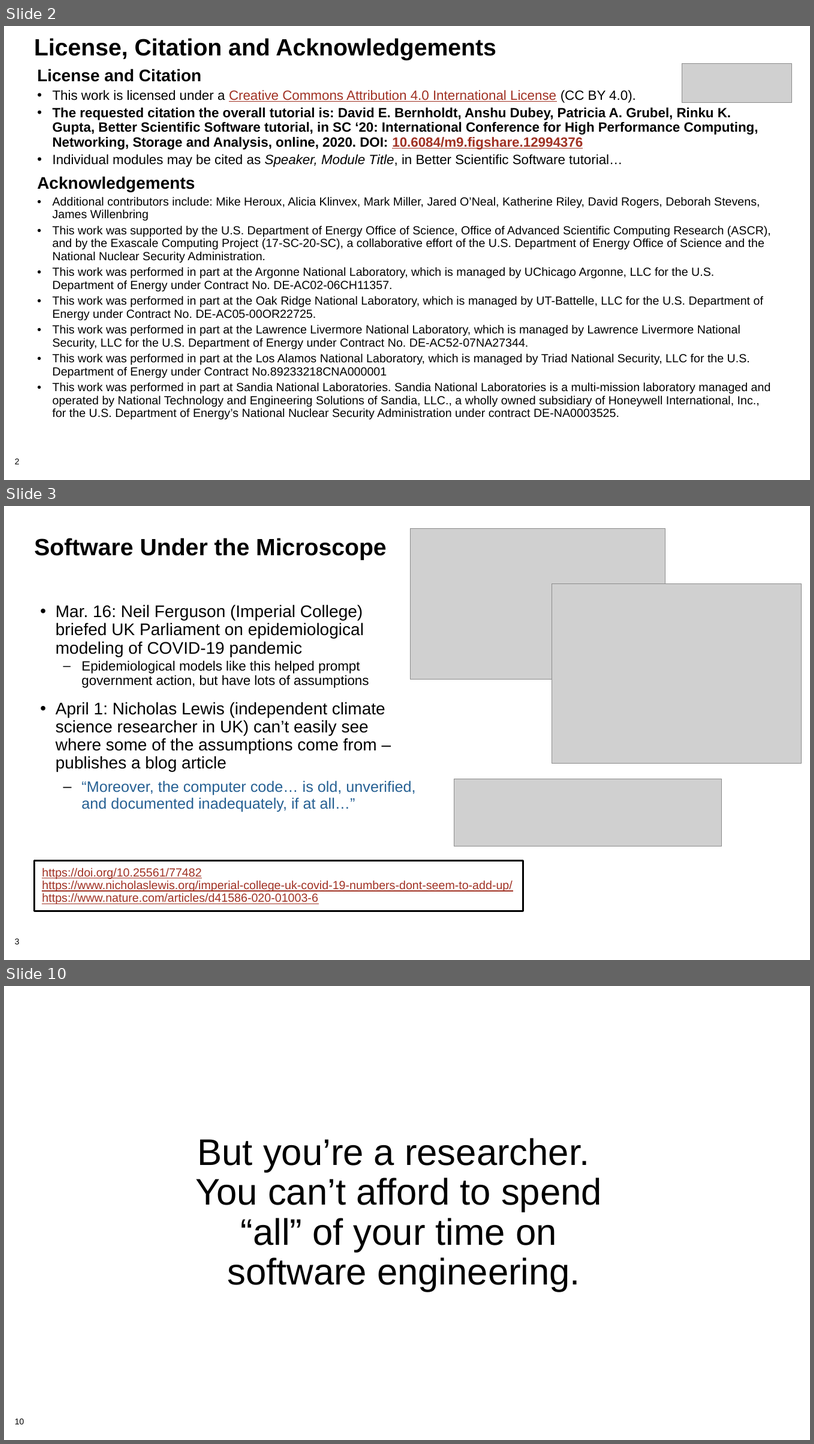
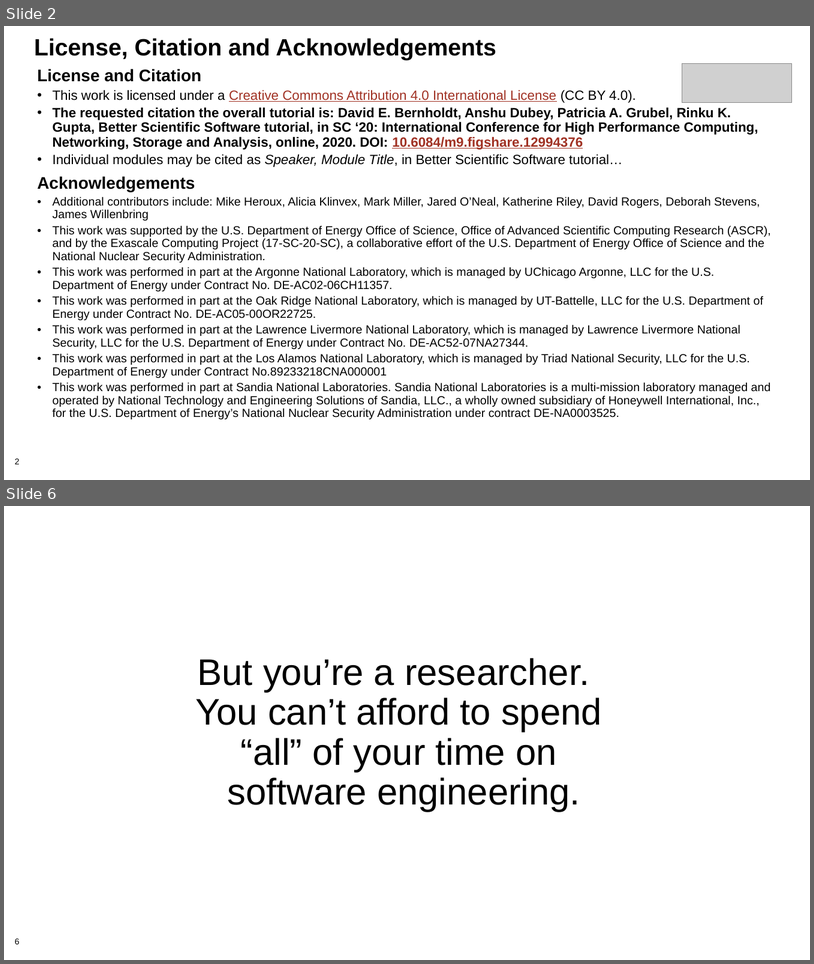
Before and after one commit to bssw-tutorial/presentations, a slide deck: final-presentations/2021-04-12-ecpam/05-summary.pptx. Shown one above the other, each under a label of ours: slides 2, 3 and 10 before the commit, slides 2 and 6 after it; the slides between them are not shown. The pictures are 814x1444 and 814x964 pixels, drawn with LibreOffice and Linux fonts; fonts in the diff are those of the drawing; grey boxes stand for pictures; background and template pictures are left out. Boxes give left, top, right and bottom in pixels: in the first picture for what was removed or moved away, otherwise in the second. Text is boxed around its words. In the diff, an @@ line names an element or a change of style, - is before the commit and + after.

```diff
--- a/final-presentations/2021-04-12-ecpam/05-summary.pptx
+++ b/final-presentations/2021-04-12-ecpam/05-summary.pptx
@@ slide 3 removed at (4,506,810,960), background #FFFFFF; not listed: 1 template element that a slide beside it also shows @@
@@ title removed at (34,538,387,560) @@
-Software Under the Microscope
@@ picture removed at (411,528,666,679) @@
@@ picture removed at (552,584,801,764) @@
@@ text removed at (56,604,416,811) @@
-• Mar. 16: Neil Ferguson (Imperial College) briefed UK Parliament on epidemiological modeling of COVID-19 pandemic
-  – Epidemiological models like this helped prompt government action, but have lots of assumptions
-• April 1: Nicholas Lewis (independent climate science researcher in UK) can’t easily see where some of the assumptions come from – publishes a blog article
-  – “Moreover, the computer code… is old, unverified, and documented inadequately, if at all…”
@@ picture removed at (455,779,722,846) @@
@@ rectangle removed at (34,860,523,911) @@
-https://doi.org/10.25561/77482
-https://www.nicholaslewis.org/imperial-college-uk-covid-19-numbers-dont-seem-to-add-up/
-https://www.nature.com/articles/d41586-020-01003-6
@@ what was slide 10 is now slide 6 @@
@@ page number at (15,938,20,944): text changed @@
-10
+6
```
Also in this commit, not shown: 4 slides changed, 1 slide added, 4 other slides removed.
